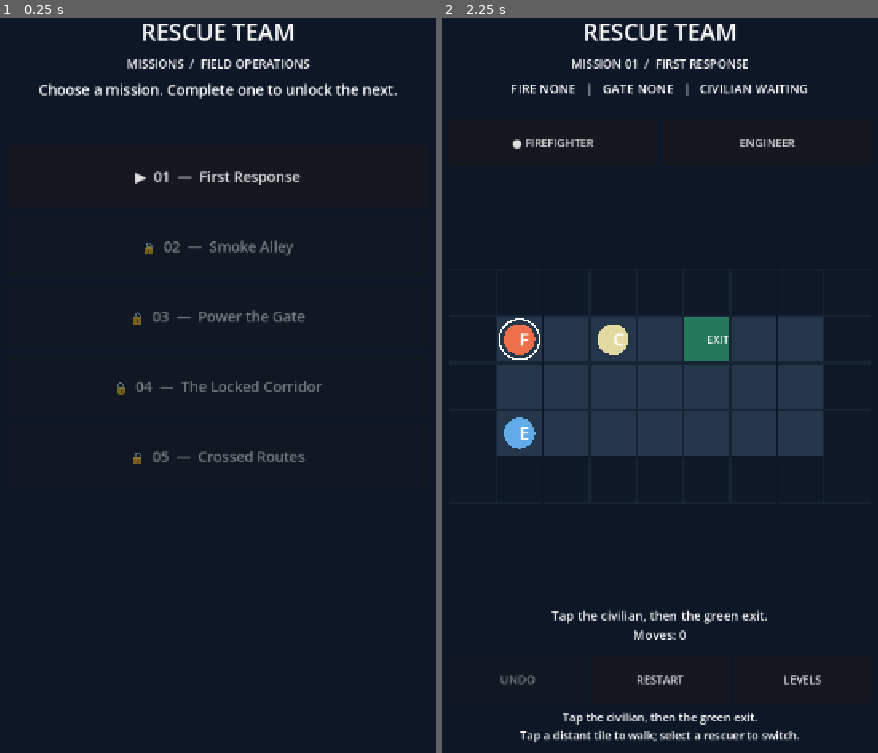
Above: before the commit, frames 1-2 (left to right).
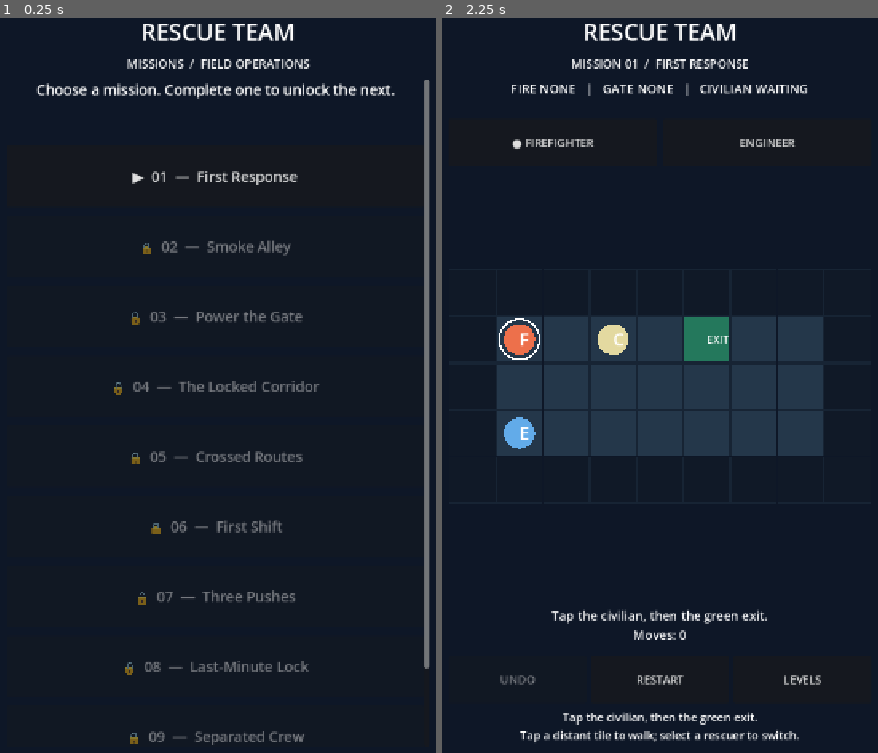
Above: after the commit, the same moments.

Repository: spider-su/rescue-team
Game: Godot game, scene res://scenes/main.tscn
Two runs of this game, one before a commit and one after it. Both use one fixed random seed, a clock stepped at 60 frames per second and the inputs below.
Inputs:
- Up to frame 1 (0.25 s): no input
- Up to frame 2 (2.25 s): click "▶ 01 — First Response" at 0.5 s; click "LEVELS" at 1.25 s; click "▶ 01 — First Response" at 2 s

The runs differ from the first frame. In frame 1, 4.5% of the frame differs, in the area x 8-99%, y 8-99%; in frame 2, nothing differs.

Commit message:
feat: ten playable rescue missions with scrollable mission selector

Diff:
--- /dev/null
+++ b/levels/10.json
@@ -0,0 +1,13 @@
+{
+  "id": "10",
+  "title": "Final Extraction",
+  "hint": "Use the engineer to push the box 4 time(s), then rescue the civilian.",
+  "rows": [
+    "#############",
+    "#F...f.C.GX##",
+    "#.#.#####.###",
+    "#EB...s.....#",
+    "#...###.....#",
+    "#############"
+  ]
+}
--- /dev/null
+++ b/levels/6.json
@@ -0,0 +1,13 @@
+{
+  "id": "06",
+  "title": "First Shift",
+  "hint": "Use the engineer to push the box 2 time(s), then rescue the civilian.",
+  "rows": [
+    "#############",
+    "#Ff....C.GX##",
+    "#.#.#####.###",
+    "#E..B.s.....#",
+    "#...###.....#",
+    "#############"
+  ]
+}
--- /dev/null
+++ b/levels/7.json
@@ -0,0 +1,13 @@
+{
+  "id": "07",
+  "title": "Three Pushes",
+  "hint": "Use the engineer to push the box 3 time(s), then rescue the civilian.",
+  "rows": [
+    "#############",
+    "#F...f.C.GX##",
+    "#.#.#####.###",
+    "#E.B..s.....#",
+    "#...###.....#",
+    "#############"
+  ]
+}
--- /dev/null
+++ b/levels/8.json
@@ -0,0 +1,13 @@
+{
+  "id": "08",
+  "title": "Last-Minute Lock",
+  "hint": "Use the engineer to push the box 1 time(s), then rescue the civilian.",
+  "rows": [
+    "#############",
+    "#F.f....CGX##",
+    "#.#.#####.###",
+    "#E...Bs.....#",
+    "#...###.....#",
+    "#############"
+  ]
+}
--- /dev/null
+++ b/levels/9.json
@@ -0,0 +1,13 @@
+{
+  "id": "09",
+  "title": "Separated Crew",
+  "hint": "Use the engineer to push the box 3 time(s), then rescue the civilian.",
+  "rows": [
+    "#############",
+    "#Ff.....CGX##",
+    "#.#.#####.###",
+    "#E.B..s.....#",
+    "#...###.....#",
+    "#############"
+  ]
+}
--- a/scripts/level_catalog.gd
+++ b/scripts/level_catalog.gd
@@ -6,6 +6,11 @@
 	"res://levels/03.json",
 	"res://levels/04.json",
 	"res://levels/05.json",
+	"res://levels/6.json",
+	"res://levels/7.json",
+	"res://levels/8.json",
+	"res://levels/9.json",
+	"res://levels/10.json",
 ]
 const ALLOWED = ".#FECXfBsG"
 
--- a/scripts/rescue_game.gd
+++ b/scripts/rescue_game.gd
@@ -23,6 +23,7 @@
 var restart_button: Button
 var next_button: Button
 var menu_panel: VBoxContainer
+var menu_scroll: ScrollContainer
 var play_panel: VBoxContainer
 var level_buttons: Array[Button] = []
 
@@ -57,10 +58,14 @@
 	subtitle_label.add_theme_font_size_override("font_size", 19)
 	layout.add_child(subtitle_label)
 
+	menu_scroll = ScrollContainer.new()
+	menu_scroll.size_flags_vertical = Control.SIZE_EXPAND_FILL
+	menu_scroll.horizontal_scroll_mode = ScrollContainer.SCROLL_MODE_DISABLED
+	layout.add_child(menu_scroll)
 	menu_panel = VBoxContainer.new()
-	menu_panel.size_flags_vertical = Control.SIZE_EXPAND_FILL
+	menu_panel.size_flags_horizontal = Control.SIZE_EXPAND_FILL
 	menu_panel.add_theme_constant_override("separation", 14)
-	layout.add_child(menu_panel)
+	menu_scroll.add_child(menu_panel)
 
 	var instructions := Label.new()
 	instructions.text = "Choose a mission. Complete one to unlock the next."
@@ -148,7 +153,7 @@
 func _show_menu() -> void:
 	if moving:
 		return
-	menu_panel.visible = true
+	menu_scroll.visible = true
 	play_panel.visible = false
 	subtitle_label.text = "MISSIONS  /  FIELD OPERATIONS"
 	for index in range(catalog.count()):
@@ -169,7 +174,7 @@
 	board.level = level
 	board.route_preview.clear()
 	board.clear_animation()
-	menu_panel.visible = false
+	menu_scroll.visible = false
 	play_panel.visible = true
 	subtitle_label.text = "MISSION %s  /  %s" % [level.level_id, level.title.to_upper()]
 	hint_label.text = level.hint + "\nTap a distant tile to walk; select a rescuer to switch."
--- a/tests/test_campaign.gd
+++ b/tests/test_campaign.gd
@@ -6,9 +6,9 @@
 
 func _initialize() -> void:
 	var catalog = Catalog.new()
-	if not _assert(catalog.count() == 5, "five curated missions"):
+	if not _assert(catalog.count() == 10, "ten curated missions"):
 		return
-	var expected_ids := ["01", "02", "03", "04", "05"]
+	var expected_ids := ["01", "02", "03", "04", "05", "06", "07", "08", "09", "10"]
 	for index in range(catalog.count()):
 		var definition: Dictionary = catalog.load_level(index)
 		if not _assert(not definition.is_empty() and definition["id"] == expected_ids[index], "mission identity / JSON %d" % index):
@@ -32,6 +32,11 @@
 		[["engineer", 3, 3], ["firefighter", 4, 1], ["firefighter", 7, 1]],
 		[["engineer", 3, 3], ["firefighter", 3, 1], ["firefighter", 5, 1], ["firefighter", 8, 1]],
 		[["engineer", 4, 3], ["engineer", 5, 3], ["firefighter", 4, 1], ["firefighter", 7, 1], ["firefighter", 10, 1]],
+		[["engineer", 4, 3], ["engineer", 5, 3], ["firefighter", 2, 1], ["firefighter", 7, 1], ["firefighter", 10, 1]],
+		[["engineer", 3, 3], ["engineer", 4, 3], ["engineer", 5, 3], ["firefighter", 5, 1], ["firefighter", 7, 1], ["firefighter", 10, 1]],
+		[["engineer", 5, 3], ["firefighter", 3, 1], ["firefighter", 8, 1], ["firefighter", 10, 1]],
+		[["engineer", 3, 3], ["engineer", 4, 3], ["engineer", 5, 3], ["firefighter", 2, 1], ["firefighter", 8, 1], ["firefighter", 10, 1]],
+		[["engineer", 2, 3], ["engineer", 3, 3], ["engineer", 4, 3], ["engineer", 5, 3], ["firefighter", 5, 1], ["firefighter", 7, 1], ["firefighter", 10, 1]],
 	]
 	for index in range(catalog.count()):
 		var mission = RescueLevel.new(catalog.load_level(index))
@@ -69,7 +74,7 @@
 	if not _assert(reloaded.best.is_empty() and not reloaded.unlocked(1, catalog), "invalid progress falls back safely"):
 		return
 	DirAccess.remove_absolute(ProjectSettings.globalize_path(save_path))
-	print("PASS: five validated/solvable missions, saved unlock progression and corrupt save handling")
+	print("PASS: ten validated/solvable missions, saved unlock progression and corrupt save handling")
 	quit(0)
 
 func _navigate(mission: RefCounted, target: Vector2i) -> bool:
Not shown, changed: README.md
Not shown, changed: docs/roadmap.md
